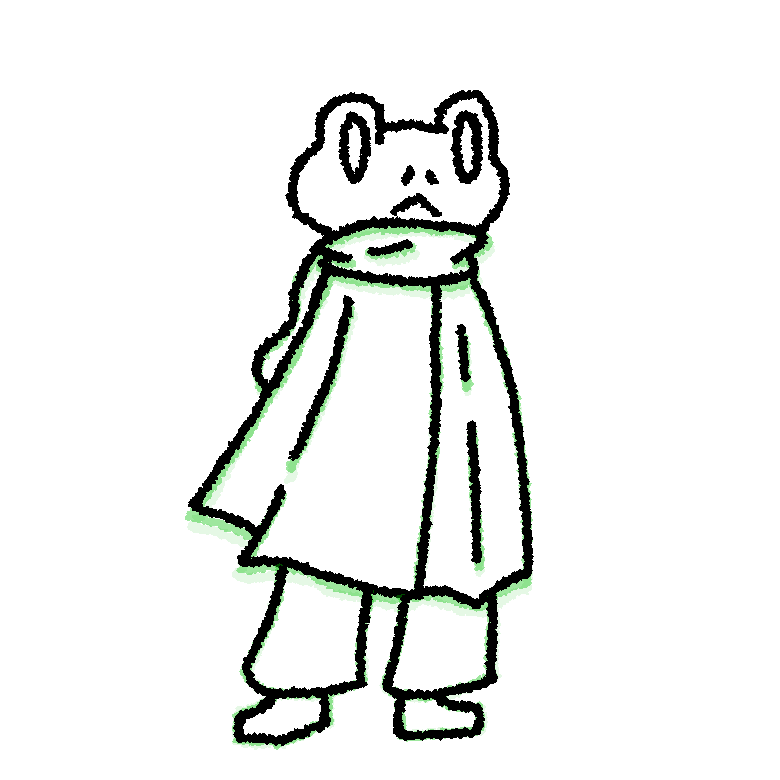
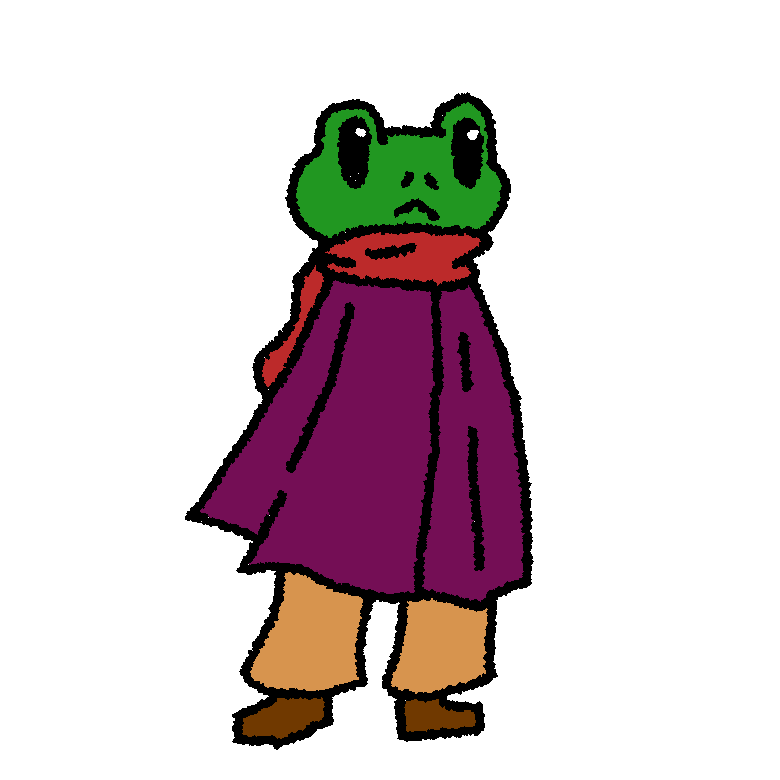
Two versions of the same layered image (780×780). Layer-by-layer changes:
renamed "legs_r" to "lineart", painted on it over [185, 90, 534, 750]
removed layer "torso_r" over [185, 192, 534, 640]
removed layer "head_r" over [285, 90, 511, 256]
painted on "color" over [185, 90, 534, 750]